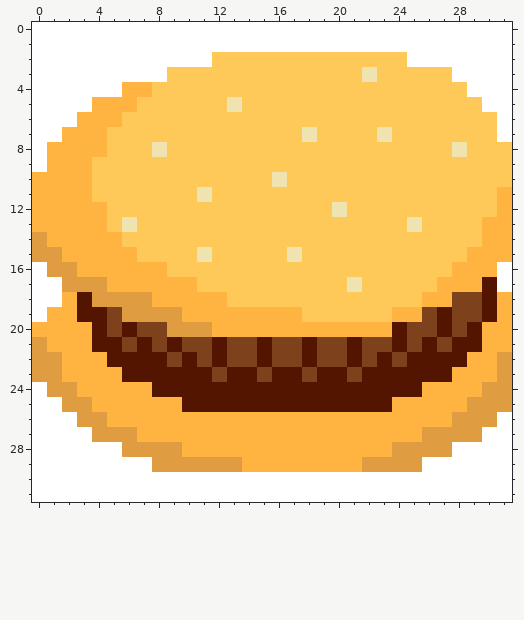
A pixel-art sprite gets an edit: burger.png. This is how it looked before the edit.
The file is 128x128 pixels, drawn in blocks of 4x4; one block is one cell here. Colours within 5 levels of each other are drawn and written as one.
And afterwards:
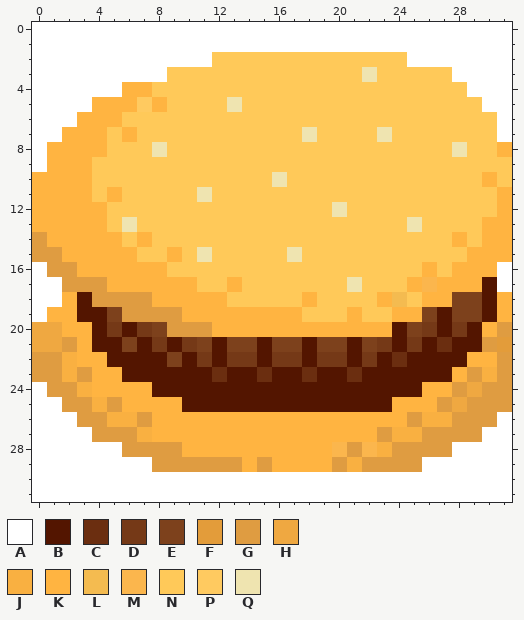
Palette (. is transparent): A #ffffff  B #531500  C #6b2e10  D #753917  E #7d411c  F #e39c3a  G #df9c41  H #efa841  J #f9b041  K #ffb441  L #f4bb50  M #fbb64d  N #ffc959  P #ffca60  Q #efe4b0
Changes in this commit:
@@ x 0..31 @@
  4 AAAAAAKKNNNNNNNNNNNNNNNNNNNNNAAA
- 5 AAAAKKKNNNNNNQNNNNNNNNNNNNNNNNAA
+ 5 AAAAKKKPKNNNNQNNNNNNNNNNNNNNNNAA
  6 AAAKKKNNNNNNNNNNNNNNNNNNNNNNNNNA
- 7 AAKKKNNNNNNNNNNNNNQNNNNQNNNNNNNA
- 8 AKKKKNNNQNNNNNNNNNNNNNNNNNNNQNNN
+ 7 AAKKKNKNNNNNNNNNNNQNNNNQNNNNNNNA
+ 8 AKKKKNNNQNNNNNNNNNNNNNNNNNNNQNNK
  9 AKKKNNNNNNNNNNNNNNNNNNNNNNNNNNNN
-10 KKKKNNNNNNNNNNNNQNNNNNNNNNNNNNNN
-11 KKKKNNNNNNNQNNNNNNNNNNNNNNNNNNNK
+10 KKKKNNNNNNNNNNNNQNNNNNNNNNNNNNKN
+11 KKKKNKNNNNNQNNNNNNNNNNNNNNNNNNNK
 12 KKKKKNNNNNNNNNNNNNNNQNNNNNNNNNNK
 13 KKKKKNQNNNNNNNNNNNNNNNNNNQNNNNKK
-14 GKKKKKNNNNNNNNNNNNNNNNNNNNNNNNKK
-15 GGKKKKKNNNNQNNNNNQNNNNNNNNNNNKKK
-16 AGGKKKKKKNNNNNNNNNNNNNNNNNNNKKKA
-17 AAGGGKKKKKKNNNNNNNNNNQNNNNNKKKBA
-18 AAKBGGGGKKKKKNNNNNNNNNNNNNKKEEBK
-19 AKKBBEGGGGKKKKKKKKNNNNNNKKEBEEBK
-20 KKKKBEBEEGGGKKKKKKKKKKKKBEEBEBKK
-21 GKKKBBEBEBEEBEEBEEBEEBEEBEBEBBKK
-22 GGKKKBBBBEBEBEEBEEBEEBEBEBBBBKKG
-23 GGKKKKBBBBBBEBBEBBEBBEBBBBBBKKKG
-24 AGGKKKKKBBBBBBBBBBBBBBBBBBKKKKGG
-25 AAGGKKKKKKBBBBBBBBBBBBBBKKKKKGGG
-26 AAAGGKKKKKKKKKKKKKKKKKKKKKKKGGGA
-27 AAAAGGGKKKKKKKKKKKKKKKKKKKGGGGAA
-28 AAAAAAGGGGKKKKKKKKKKKKKKGGGGAAAA
-29 AAAAAAAAGGGGGGKKKKKKKKGGGGAAAAAA
+14 GKKKKKNKNNNNNNNNNNNNNNNNNNNNKNKK
+15 GGKKKKKNNKNQNNNNNQNNNNNNNNNNNKKK
+16 AGGKKKKKKNNNNNNNNNNNNNNNNNKNKKKA
+17 AAGGGKKKKKKNNKNNNNNNNQNNNKMKKKBA
+18 AAKBGGGGKKKKKNNNNNKNNNNKLNKKEEBK
+19 AKKBBEGGGGKKKKKKKKNNNKNNKKEBEEBK
+20 HHKKBDBDEGGGKKKKKKKKKKKKBEDBDBKG
+21 HHGKBBEBDBDEBEEBEEBEEBEDBDBCBBGF
+22 GGJKKBBBBEBDBDDBDDBDDBDBCBBBBKKG
+23 GGJGKKBBBBBBCBBCBBCBBCBBBBBBKGJG
+24 AGGJKKKKBBBBBBBBBBBBBBBBBBKKGHGG
+25 AAGGJGKKKKBBBBBBBBBBBBBBKKKGHGGG
+26 AAAGGJJGKKKKKKKKKKKKKKKKKGJJGGGA
+27 AAAAGGGJKKKKKKKKKKKKKKKGJJGGGGAA
+28 AAAAAAGGGGKKKKKKKKKKMGMJGGGGAAAA
+29 AAAAAAAAGGGGGGKGKKKKGJGGGGAAAAAA
 30 AAAAAAAAAAAAAAAAAAAAAAAAAAAAAAAA
Pixel boxes of the changes (left, top, right, bottom) in both pictures:
changed: (32, 97, 512, 472)
